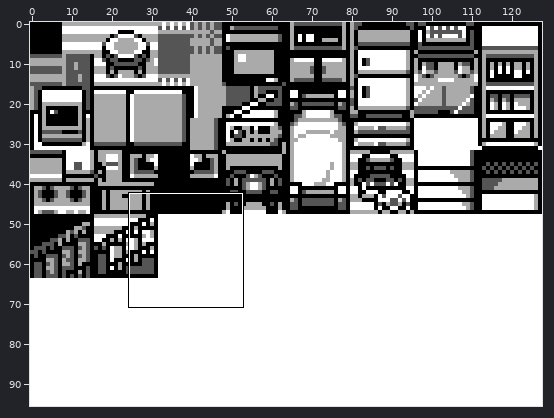
Sprite sheet -- gfx/tilesets/players_house.png. The picture above shows the old version from afar; the outline marks the close-up.
Close-up. Before the commit:
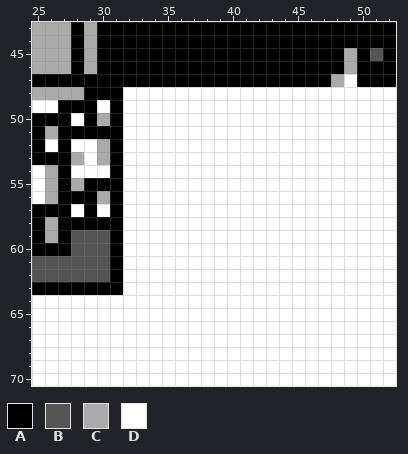
The file is 128x96 pixels. Shown: x 25..52, y 43..70.
Palette (. is transparent): A #000000  B #555555  C #aaaaaa  D #ffffff
Pixels before, first column x 25:
43 CCCACAAAAAAAAAAAAAAAAAAAAAAA
44 CCCACAAAAAAAAAAAAAAAAAAAAAAA
45 CCCACAAAAAAAAAAAAAAAAAAACABA
46 CCCACAAAAAAAAAAAAAAAAAAACAAA
47 AAAAAAAAAAAAAAAAAAAAAAACDAAA
48 CCCCAAADDDDDDDDDDDDDDDDDDDDD
49 DDAAADADDDDDDDDDDDDDDDDDDDDD
50 AAADACADDDDDDDDDDDDDDDDDDDDD
51 ACAAAAADDDDDDDDDDDDDDDDDDDDD
52 ADADDCADDDDDDDDDDDDDDDDDDDDD
53 AAACDCADDDDDDDDDDDDDDDDDDDDD
54 DCADDDADDDDDDDDDDDDDDDDDDDDD
55 DCACAAADDDDDDDDDDDDDDDDDDDDD
56 DCAAACADDDDDDDDDDDDDDDDDDDDD
57 AAADADADDDDDDDDDDDDDDDDDDDDD
58 ACAAAAADDDDDDDDDDDDDDDDDDDDD
59 ACABBBADDDDDDDDDDDDDDDDDDDDD
60 AAABBBADDDDDDDDDDDDDDDDDDDDD
61 BBBBBBADDDDDDDDDDDDDDDDDDDDD
62 BBBBBBADDDDDDDDDDDDDDDDDDDDD
63 AAAAAAADDDDDDDDDDDDDDDDDDDDD
64 DDDDDDDDDDDDDDDDDDDDDDDDDDDD
65 DDDDDDDDDDDDDDDDDDDDDDDDDDDD
66 DDDDDDDDDDDDDDDDDDDDDDDDDDDD
67 DDDDDDDDDDDDDDDDDDDDDDDDDDDD
68 DDDDDDDDDDDDDDDDDDDDDDDDDDDD
69 DDDDDDDDDDDDDDDDDDDDDDDDDDDD
70 DDDDDDDDDDDDDDDDDDDDDDDDDDDD
New version:
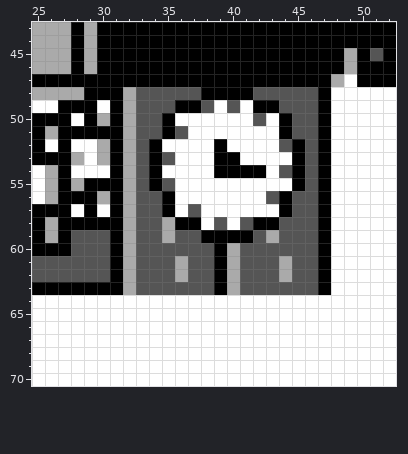
Changes in this commit:
{"y":48,"x":32,"old":"DDDDDDDDDDDDDDDD","new":"CBBBBBAAAABBBBBA"}
{"y":49,"x":32,"old":"DDDDDDD","new":"CBBBAAB"}
{"y":49,"x":40,"old":"D","new":"B"}
{"y":49,"x":42,"old":"DDDDDD","new":"AABBBA"}
{"y":50,"x":32,"old":"DDDD","new":"CBBA"}
{"y":50,"x":42,"old":"D","new":"B"}
{"y":50,"x":44,"old":"DDDD","new":"ABBA"}
{"y":51,"x":32,"old":"DDDDD","new":"CBBAB"}
{"y":51,"x":44,"old":"DDDD","new":"ABBA"}
{"y":52,"x":32,"old":"DDD","new":"CBA"}
{"y":52,"x":39,"old":"D","new":"A"}
{"y":52,"x":44,"old":"DDDD","new":"BABA"}
{"y":53,"x":32,"old":"DDDD","new":"CBAB"}
{"y":53,"x":39,"old":"DD","new":"AA"}
{"y":53,"x":45,"old":"DDD","new":"ABA"}
{"y":54,"x":32,"old":"DDD","new":"CBA"}
{"y":54,"x":39,"old":"DDDD","new":"AAAA"}
{"y":54,"x":44,"old":"DDDD","new":"BABA"}
{"y":55,"x":32,"old":"DDDD","new":"CBAB"}
{"y":55,"x":45,"old":"DDD","new":"ABA"}
{"y":56,"x":32,"old":"DDDD","new":"CBBA"}
{"y":56,"x":43,"old":"DDDDD","new":"BABBA"}
{"y":57,"x":32,"old":"DDDD","new":"CBBA"}
{"y":57,"x":37,"old":"D","new":"B"}
{"y":57,"x":44,"old":"DDDD","new":"ABBA"}
{"y":58,"x":32,"old":"DDDDDD","new":"CBBCAA"}
{"y":58,"x":39,"old":"D","new":"B"}
{"y":58,"x":41,"old":"DDDDDDD","new":"BAABBBA"}
{"y":59,"x":32,"old":"DDDDDDDDDDDDDDDD","new":"CBBCBBAAAABCBBBA"}
{"y":60,"x":32,"old":"DDDDDDDDDDDDDDDD","new":"CBBBBBBACBBBBBBA"}
{"y":61,"x":32,"old":"DDDDDDDDDDDDDDDD","new":"CBBBCBBACBBBCBBA"}
{"y":62,"x":32,"old":"DDDDDDDDDDDDDDDD","new":"CBBBCBBACBBBCBBA"}
{"y":63,"x":32,"old":"DDDDDDDDDDDDDDDD","new":"CBBBBBBACBBBBBBA"}
{"label":"changed","picture_box":[123,87,331,295]}
